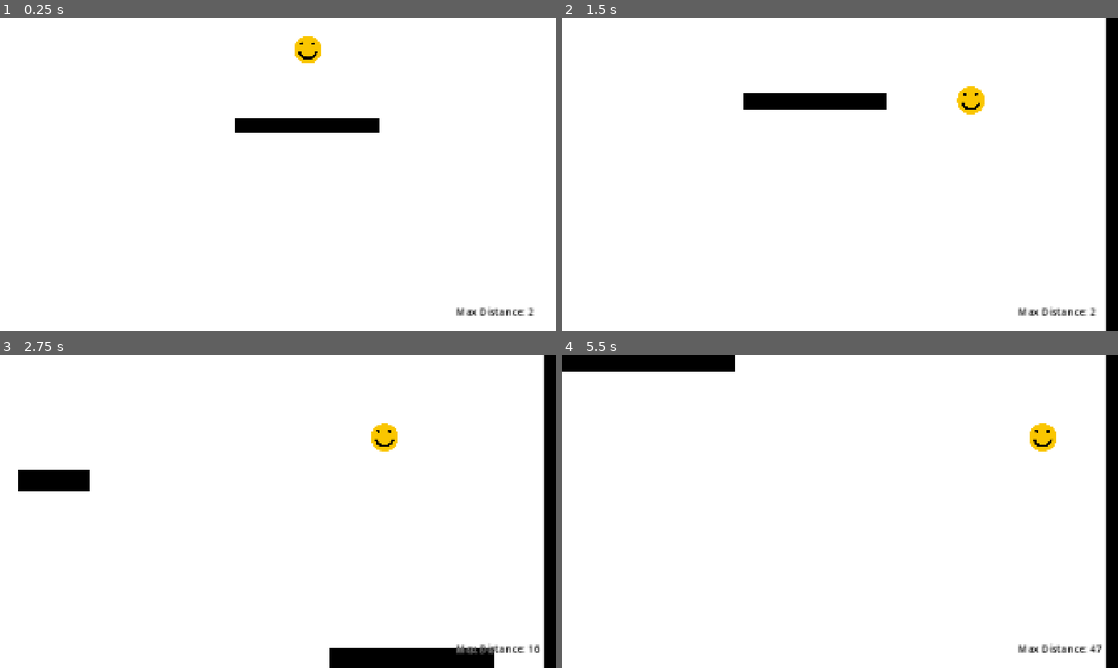
Above: before the commit, frames 1-4 (two rows, left to right).
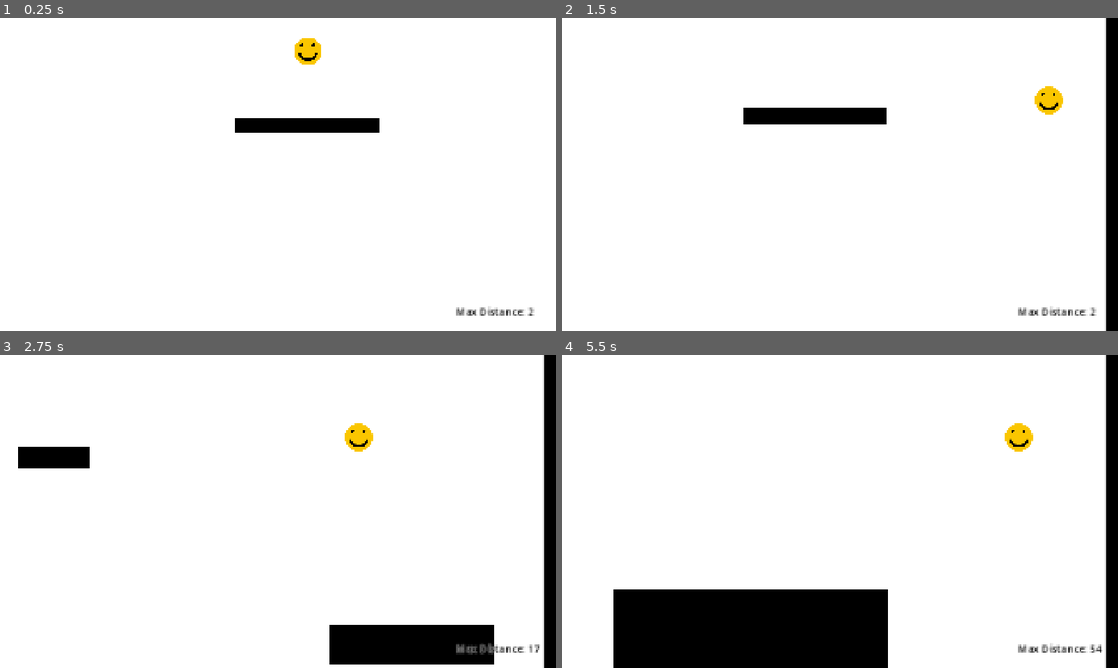
Above: after the commit, the same moments.

Repository: rickakell/FallingGame
Game: Godot game, scene res://scenes/Game.tscn
Same seed, same stepped clock (60 frames per second), same inputs: the game is played once before the commit and once after it.
Inputs:
- Up to frame 1 (0.25 s): no input
- Up to frame 2 (1.5 s): tap Enter (ui_accept) at 0.5, 0.77 s; hold Right (ui_right) from 0.53 s (still down)
- Up to frame 3 (2.75 s): tap Enter (ui_accept) at 1.52 s; release Right (ui_right) at 2.03 s; hold Left (ui_left) from 2.03 s (still down)
- Up to frame 4 (5.5 s): release Left (ui_left) at 2.78 s; hold Right (ui_right) 2.78-4.28 s; tap Enter (ui_accept) at 3.02, 3.77, 4.52 s; hold Left (ui_left) 4.28-5.03 s; hold Right (ui_right) from 5.03 s (still down)

The runs differ from the first frame. In frame 1, 0.1% of the frame differs, in the area x 53-58%, y 5-15%; in frame 2, 3.1%; in frame 3, 5.0%; in frame 4, 15%, in the area x 0-98%, y 0-100%.

Commit message:
Greatly increased game size, adjusted player movement speed and velocity

Diff:
--- a/scenes/Game.tscn
+++ b/scenes/Game.tscn
@@ -7,7 +7,7 @@
 
 [sub_resource type="WorldBoundaryShape2D" id="WorldBoundaryShape2D_ibkli"]
 normal = Vector2(-1, 0)
-distance = -92.0
+distance = -95.0
 
 [sub_resource type="WorldBoundaryShape2D" id="WorldBoundaryShape2D_qbsmt"]
 normal = Vector2(1, 0)
@@ -79,7 +79,19 @@
 
 [node name="RactangleObstacles" type="Node" parent="." unique_id=604775788]
 
-[node name="RectangleObstacle" parent="RactangleObstacles" unique_id=339422551 instance=ExtResource("3_cpr0p")]
+[node name="RectangleObstacle12" parent="RactangleObstacles" unique_id=339422551 instance=ExtResource("3_cpr0p")]
+position = Vector2(1393, 30558)
+scale = Vector2(5.236786, -5.016074)
+
+[node name="RectangleObstacle9" parent="RactangleObstacles" unique_id=897256270 instance=ExtResource("3_cpr0p")]
+position = Vector2(190, 22660)
+scale = Vector2(2.117412, 50.243538)
+
+[node name="RectangleObstacle8" parent="RactangleObstacles" unique_id=1443065543 instance=ExtResource("3_cpr0p")]
+position = Vector2(215.99951, 14176.002)
+scale = Vector2(11.772772, -3.6874845)
+
+[node name="RectangleObstacle" parent="RactangleObstacles" unique_id=119670390 instance=ExtResource("3_cpr0p")]
 position = Vector2(193, 258)
 scale = Vector2(4.6444445, -1.25)
 
@@ -94,3 +106,433 @@
 [node name="RectangleObstacle4" parent="RactangleObstacles" unique_id=978107861 instance=ExtResource("3_cpr0p")]
 position = Vector2(-1149, 4263)
 scale = Vector2(9.026836, -1.6663016)
+
+[node name="RectangleObstacle5" parent="RactangleObstacles" unique_id=1747497810 instance=ExtResource("3_cpr0p")]
+position = Vector2(-199.99988, 6751)
+scale = Vector2(8.885669, -9.223029)
+
+[node name="RectangleObstacle6" parent="RactangleObstacles" unique_id=1967405418 instance=ExtResource("3_cpr0p")]
+position = Vector2(981.0001, 8018)
+scale = Vector2(10.132737, -2.902169)
+
+[node name="RectangleObstacle7" parent="RactangleObstacles" unique_id=1667610537 instance=ExtResource("3_cpr0p")]
+position = Vector2(-9.000001, 10211)
+scale = Vector2(6.5121717, 6.1891975)
+
+[node name="RectangleObstacle10" parent="RactangleObstacles" unique_id=1178276344 instance=ExtResource("3_cpr0p")]
+position = Vector2(-879.99805, 17280)
+scale = Vector2(9.498015, -1.9635545)
+
+[node name="RectangleObstacle11" parent="RactangleObstacles" unique_id=1823001826 instance=ExtResource("3_cpr0p")]
+position = Vector2(-794.999, 29751)
+scale = Vector2(7.8642945, 4.3655753)
+
+[node name="RectangleObstacle13" parent="RactangleObstacles" unique_id=979423557 instance=ExtResource("3_cpr0p")]
+position = Vector2(33, 45296)
+scale = Vector2(9.356786, -2.6563659)
+
+[node name="RectangleObstacle14" parent="RactangleObstacles" unique_id=1632784658 instance=ExtResource("3_cpr0p")]
+position = Vector2(1565, 47541)
+scale = Vector2(5.236786, -5.016356)
+
+[node name="RectangleObstacle15" parent="RactangleObstacles" unique_id=555259114 instance=ExtResource("3_cpr0p")]
+position = Vector2(-3002.9995, 43895)
+scale = Vector2(5.236786, -5.016074)
+
+[node name="RectangleObstacle16" parent="RactangleObstacles" unique_id=1001111527 instance=ExtResource("3_cpr0p")]
+position = Vector2(-2165.0005, 41189)
+scale = Vector2(5.236786, -5.016356)
+
+[node name="RectangleObstacle17" parent="RactangleObstacles" unique_id=1056196515 instance=ExtResource("3_cpr0p")]
+position = Vector2(2178, 40690)
+scale = Vector2(5.236786, -5.016074)
+
+[node name="RectangleObstacle18" parent="RactangleObstacles" unique_id=953377065 instance=ExtResource("3_cpr0p")]
+position = Vector2(1139, 28159.002)
+scale = Vector2(5.236786, -5.016356)
+
+[node name="RectangleObstacle19" parent="RactangleObstacles" unique_id=491828334 instance=ExtResource("3_cpr0p")]
+position = Vector2(-1573.9998, 51266)
+scale = Vector2(5.236786, -5.016356)
+
+[node name="RectangleObstacle20" parent="RactangleObstacles" unique_id=1387245715 instance=ExtResource("3_cpr0p")]
+position = Vector2(2286, 60511)
+rotation = -0.24659215
+scale = Vector2(21.570864, 1.5625)
+
+[node name="RectangleObstacle21" parent="RactangleObstacles" unique_id=334573025 instance=ExtResource("3_cpr0p")]
+position = Vector2(-2416.0002, 26630.002)
+scale = Vector2(5.236786, -5.016356)
+
+[node name="RectangleObstacle22" parent="RactangleObstacles" unique_id=1316940562 instance=ExtResource("3_cpr0p")]
+position = Vector2(-2195.9985, 58391)
+rotation = 0.432033
+scale = Vector2(19.891552, 1.5916556)
+
+[node name="RectangleObstacle23" parent="RactangleObstacles" unique_id=1323291478 instance=ExtResource("3_cpr0p")]
+position = Vector2(-368, 39377)
+scale = Vector2(5.236786, -5.016356)
+
+[node name="RectangleObstacle24" parent="RactangleObstacles" unique_id=485593216 instance=ExtResource("3_cpr0p")]
+position = Vector2(1297, 34035)
+scale = Vector2(10.069816, 1.4739447)
+
+[node name="RectangleObstacle25" parent="RactangleObstacles" unique_id=980123747 instance=ExtResource("3_cpr0p")]
+position = Vector2(-1127, 33916)
+scale = Vector2(5.236786, -5.016356)
+
+[node name="RectangleObstacle26" parent="RactangleObstacles" unique_id=2017241456 instance=ExtResource("3_cpr0p")]
+position = Vector2(-1203, 68401)
+scale = Vector2(1.64, 1)
+
+[node name="RectangleObstacle27" parent="RactangleObstacles" unique_id=846715833 instance=ExtResource("3_cpr0p")]
+position = Vector2(-623, 67852)
+scale = Vector2(1.64, 1)
+
+[node name="RectangleObstacle28" parent="RactangleObstacles" unique_id=184059142 instance=ExtResource("3_cpr0p")]
+position = Vector2(-356, 67374)
+scale = Vector2(1.64, 1)
+
+[node name="RectangleObstacle29" parent="RactangleObstacles" unique_id=650094593 instance=ExtResource("3_cpr0p")]
+position = Vector2(-973, 67430)
+scale = Vector2(1.64, 1)
+
+[node name="RectangleObstacle30" parent="RactangleObstacles" unique_id=1584470797 instance=ExtResource("3_cpr0p")]
+position = Vector2(328, 67369)
+scale = Vector2(1.64, 1)
+
+[node name="RectangleObstacle31" parent="RactangleObstacles" unique_id=187609313 instance=ExtResource("3_cpr0p")]
+position = Vector2(1067, 67358)
+scale = Vector2(1.64, 1)
+
+[node name="RectangleObstacle32" parent="RactangleObstacles" unique_id=1173842856 instance=ExtResource("3_cpr0p")]
+position = Vector2(678, 67813)
+scale = Vector2(1.64, 1)
+
+[node name="RectangleObstacle33" parent="RactangleObstacles" unique_id=1513672657 instance=ExtResource("3_cpr0p")]
+position = Vector2(5, 67858)
+scale = Vector2(1.64, 1)
+
+[node name="RectangleObstacle34" parent="RactangleObstacles" unique_id=1233354876 instance=ExtResource("3_cpr0p")]
+position = Vector2(417, 68281)
+scale = Vector2(1.64, 1)
+
+[node name="RectangleObstacle35" parent="RactangleObstacles" unique_id=1036216271 instance=ExtResource("3_cpr0p")]
+position = Vector2(-334, 68425)
+scale = Vector2(1.64, 1)
+
+[node name="RectangleObstacle36" parent="RactangleObstacles" unique_id=1474360854 instance=ExtResource("3_cpr0p")]
+position = Vector2(939, 68964)
+scale = Vector2(1.64, 1)
+
+[node name="RectangleObstacle37" parent="RactangleObstacles" unique_id=339111890 instance=ExtResource("3_cpr0p")]
+position = Vector2(-679, 68981)
+scale = Vector2(1.64, 1)
+
+[node name="RectangleObstacle38" parent="RactangleObstacles" unique_id=1628476804 instance=ExtResource("3_cpr0p")]
+position = Vector2(-373, 64756)
+scale = Vector2(0.26279247, 45.825275)
+
+[node name="RectangleObstacle39" parent="RactangleObstacles" unique_id=1015489885 instance=ExtResource("3_cpr0p")]
+position = Vector2(323, 64790)
+scale = Vector2(-0.5112006, 39.316067)
+
+[node name="RectangleObstacle40" parent="RactangleObstacles" unique_id=1400540542 instance=ExtResource("3_cpr0p")]
+position = Vector2(-1309, 72947.01)
+scale = Vector2(-9.976152, 1.2984798)
+
+[node name="RectangleObstacle41" parent="RactangleObstacles" unique_id=494473059 instance=ExtResource("3_cpr0p")]
+position = Vector2(759, 74299.01)
+scale = Vector2(-9.976152, 1.2984798)
+
+[node name="RectangleObstacle42" parent="RactangleObstacles" unique_id=1228627800 instance=ExtResource("3_cpr0p")]
+position = Vector2(-866, 81635)
+rotation = 0.770104
+scale = Vector2(-5.568938, 0.6184799)
+
+[node name="RectangleObstacle43" parent="RactangleObstacles" unique_id=2102199011 instance=ExtResource("3_cpr0p")]
+position = Vector2(1252, 94702)
+rotation = 0.770104
+scale = Vector2(-5.568938, 0.6184799)
+
+[node name="RectangleObstacle44" parent="RactangleObstacles" unique_id=2108141389 instance=ExtResource("3_cpr0p")]
+position = Vector2(-262, 75817)
+scale = Vector2(-9.976152, 1.2984798)
+
+[node name="RectangleObstacle45" parent="RactangleObstacles" unique_id=183021062 instance=ExtResource("3_cpr0p")]
+position = Vector2(19, 70262)
+scale = Vector2(-9.569603, 1.4184798)
+
+[node name="RectangleObstacle46" parent="RactangleObstacles" unique_id=2053536903 instance=ExtResource("3_cpr0p")]
+position = Vector2(19.00003, 70258)
+rotation = -1.5722189
+scale = Vector2(-9.569602, 1.4184797)
+
+[node name="RectangleObstacle47" parent="RactangleObstacles" unique_id=1654293545 instance=ExtResource("3_cpr0p")]
+position = Vector2(-1009.9999, 77633.01)
+scale = Vector2(-9.976152, 1.2984798)
+
+[node name="RectangleObstacle48" parent="RactangleObstacles" unique_id=1730475770 instance=ExtResource("3_cpr0p")]
+position = Vector2(1210, 72910.01)
+scale = Vector2(-9.976152, 1.2984798)
+
+[node name="RectangleObstacle49" parent="RactangleObstacles" unique_id=2110453108 instance=ExtResource("3_cpr0p")]
+position = Vector2(131.00003, 86141.01)
+scale = Vector2(-5.544031, 3.4184802)
+
+[node name="RectangleObstacle50" parent="RactangleObstacles" unique_id=2090176092 instance=ExtResource("3_cpr0p")]
+position = Vector2(-258, 96228)
+rotation = 0.770104
+scale = Vector2(-5.568938, 0.6184799)
+
+[node name="RectangleObstacle51" parent="RactangleObstacles" unique_id=1479696601 instance=ExtResource("3_cpr0p")]
+position = Vector2(-1763.0039, 90806)
+rotation = 0.770104
+scale = Vector2(-5.568938, 0.6184799)
+
+[node name="RectangleObstacle52" parent="RactangleObstacles" unique_id=2052416917 instance=ExtResource("3_cpr0p")]
+position = Vector2(1404, 79153)
+rotation = -1.2196137
+scale = Vector2(19.6158, 1.7199609)
+
+[node name="RectangleObstacle53" parent="RactangleObstacles" unique_id=2093741724 instance=ExtResource("3_cpr0p")]
+position = Vector2(880, 89296)
+
+[node name="RectangleObstacle54" parent="RactangleObstacles" unique_id=102887345 instance=ExtResource("3_cpr0p")]
+position = Vector2(1378, 89133.01)
+rotation = -1.57349
+scale = Vector2(4.769128, -4.1386466)
+
+[node name="RectangleObstacle55" parent="RactangleObstacles" unique_id=86874301 instance=ExtResource("3_cpr0p")]
+position = Vector2(309, 90407)
+rotation = -1.19261
+scale = Vector2(3.754961, 1)
+
+[node name="RectangleObstacle56" parent="RactangleObstacles" unique_id=769774519 instance=ExtResource("3_cpr0p")]
+position = Vector2(-719, 98989)
+
+[node name="RectangleObstacle57" parent="RactangleObstacles" unique_id=208260265 instance=ExtResource("3_cpr0p")]
+position = Vector2(773, 98909)
+
+[node name="RectangleObstacle58" parent="RactangleObstacles" unique_id=988809991 instance=ExtResource("3_cpr0p")]
+position = Vector2(-36, 103176)
+scale = Vector2(2.2400002, 4.6400003)
+
+[node name="RectangleObstacle59" parent="RactangleObstacles" unique_id=666310094 instance=ExtResource("3_cpr0p")]
+position = Vector2(-544, 105826)
+scale = Vector2(6.275076, -11.038182)
+
+[node name="RectangleObstacle60" parent="RactangleObstacles" unique_id=186117530 instance=ExtResource("3_cpr0p")]
+position = Vector2(606, 109025)
+scale = Vector2(6.275076, -11.038182)
+
+[node name="RectangleObstacle61" parent="RactangleObstacles" unique_id=1458075346 instance=ExtResource("3_cpr0p")]
+position = Vector2(-838, 111420)
+scale = Vector2(1.9060313, 4.6400003)
+
+[node name="RectangleObstacle62" parent="RactangleObstacles" unique_id=899028518 instance=ExtResource("3_cpr0p")]
+position = Vector2(-1750, 112875)
+
+[node name="RectangleObstacle63" parent="RactangleObstacles" unique_id=2097755408 instance=ExtResource("3_cpr0p")]
+position = Vector2(1617.0001, 114597)
+scale = Vector2(4.6, 1)
+
+[node name="RectangleObstacle64" parent="RactangleObstacles" unique_id=2124180268 instance=ExtResource("3_cpr0p")]
+position = Vector2(471.00195, 116886.984)
+rotation = -1.3038491
+scale = Vector2(5.3599977, 0.87449217)
+
+[node name="RectangleObstacle65" parent="RactangleObstacles" unique_id=1449209512 instance=ExtResource("3_cpr0p")]
+position = Vector2(-282.99805, 117056.984)
+rotation = -1.3038491
+scale = Vector2(5.3599977, 0.87449217)
+
+[node name="RectangleObstacle66" parent="RactangleObstacles" unique_id=170988306 instance=ExtResource("3_cpr0p")]
+position = Vector2(-1016.00195, 116546.99)
+rotation = -1.3038491
+scale = Vector2(5.3599977, 0.87449217)
+
+[node name="RectangleObstacle67" parent="RactangleObstacles" unique_id=212481581 instance=ExtResource("3_cpr0p")]
+position = Vector2(752, 118489)
+rotation = -1.3038491
+scale = Vector2(6.293279, 1.0581152)
+
+[node name="RectangleObstacle68" parent="RactangleObstacles" unique_id=820754925 instance=ExtResource("3_cpr0p")]
+position = Vector2(426.00195, 128868)
+rotation = -1.3038491
+scale = Vector2(5.3599977, 0.8057617)
+
+[node name="RectangleObstacle69" parent="RactangleObstacles" unique_id=488383070 instance=ExtResource("3_cpr0p")]
+position = Vector2(-700, 126875)
+rotation = -1.3038491
+scale = Vector2(5.3599977, 0.86519533)
+
+[node name="RectangleObstacle70" parent="RactangleObstacles" unique_id=2098008615 instance=ExtResource("3_cpr0p")]
+position = Vector2(-64, 115604)
+
+[node name="RectangleObstacle71" parent="RactangleObstacles" unique_id=1739951910 instance=ExtResource("3_cpr0p")]
+position = Vector2(1408.002, 130271)
+rotation = -1.3038491
+scale = Vector2(5.3599977, 0.8057617)
+
+[node name="RectangleObstacle72" parent="RactangleObstacles" unique_id=1285947688 instance=ExtResource("3_cpr0p")]
+position = Vector2(1224, 116762.99)
+rotation = -1.3038491
+scale = Vector2(5.3599977, 0.87449217)
+
+[node name="RectangleObstacle73" parent="RactangleObstacles" unique_id=1631533745 instance=ExtResource("3_cpr0p")]
+position = Vector2(-269.99835, 122606.01)
+rotation = 1.3295265
+scale = Vector2(6.44, 0.6707325)
+
+[node name="RectangleObstacle74" parent="RactangleObstacles" unique_id=398166929 instance=ExtResource("3_cpr0p")]
+position = Vector2(295.004, 119482)
+rotation = 1.3295265
+scale = Vector2(6.44, 0.80578136)
+
+[node name="RectangleObstacle75" parent="RactangleObstacles" unique_id=388511292 instance=ExtResource("3_cpr0p")]
+position = Vector2(-1606.9998, 117162.99)
+rotation = 1.3295265
+scale = Vector2(6.44, 0.8744923)
+
+[node name="RectangleObstacle76" parent="RactangleObstacles" unique_id=1381457811 instance=ExtResource("3_cpr0p")]
+position = Vector2(765.9979, 126764.99)
+rotation = 1.3295265
+scale = Vector2(6.44, 0.78726566)
+
+[node name="RectangleObstacle77" parent="RactangleObstacles" unique_id=173156585 instance=ExtResource("3_cpr0p")]
+position = Vector2(-983.99817, 124346)
+rotation = 1.3295265
+scale = Vector2(6.44, 0.36)
+
+[node name="RectangleObstacle78" parent="RactangleObstacles" unique_id=271397845 instance=ExtResource("3_cpr0p")]
+position = Vector2(56, 118315)
+
+[node name="RectangleObstacle79" parent="RactangleObstacles" unique_id=1056420722 instance=ExtResource("3_cpr0p")]
+position = Vector2(1050.0038, 122107)
+rotation = 1.3295265
+scale = Vector2(6.44, 0.6707325)
+
+[node name="RectangleObstacle80" parent="RactangleObstacles" unique_id=2125437298 instance=ExtResource("3_cpr0p")]
+position = Vector2(-582.0004, 130155.01)
+rotation = 1.3295265
+scale = Vector2(6.44, 0.8057618)
+
+[node name="RectangleObstacle81" parent="RactangleObstacles" unique_id=1706551878 instance=ExtResource("3_cpr0p")]
+position = Vector2(-201, 120395)
+rotation = -1.8325957
+scale = Vector2(3.2075438, -1.6074296)
+
+[node name="RectangleObstacle82" parent="RactangleObstacles" unique_id=481464538 instance=ExtResource("3_cpr0p")]
+position = Vector2(-1138.996, 122465)
+rotation = 1.3295265
+scale = Vector2(6.44, 0.6707325)
+
+[node name="RectangleObstacle83" parent="RactangleObstacles" unique_id=982487273 instance=ExtResource("3_cpr0p")]
+position = Vector2(938.99994, 124601.01)
+rotation = 1.3295265
+scale = Vector2(6.44, 0.36)
+
+[node name="RectangleObstacle84" parent="RactangleObstacles" unique_id=656968890 instance=ExtResource("3_cpr0p")]
+position = Vector2(1452, 119981)
+
+[node name="RectangleObstacle85" parent="RactangleObstacles" unique_id=478120212 instance=ExtResource("3_cpr0p")]
+position = Vector2(267.00378, 133065.02)
+rotation = 1.3295265
+scale = Vector2(6.44, 0.72808605)
+
+[node name="RectangleObstacle86" parent="RactangleObstacles" unique_id=258952560 instance=ExtResource("3_cpr0p")]
+position = Vector2(828.0001, 136125)
+scale = Vector2(3.4799998, 1)
+
+[node name="RectangleObstacle87" parent="RactangleObstacles" unique_id=1900302015 instance=ExtResource("3_cpr0p")]
+position = Vector2(-921, 133178)
+scale = Vector2(2.3199997, 5.5200005)
+
+[node name="RectangleObstacle88" parent="RactangleObstacles" unique_id=1323113728 instance=ExtResource("3_cpr0p")]
+position = Vector2(44, 124498)
+scale = Vector2(2.3199997, 5.5200005)
+
+[node name="RectangleObstacle89" parent="RactangleObstacles" unique_id=334690577 instance=ExtResource("3_cpr0p")]
+position = Vector2(-913, 119448.01)
+scale = Vector2(2.3199997, 5.5200005)
+
+[node name="RectangleObstacle90" parent="RactangleObstacles" unique_id=2085272417 instance=ExtResource("3_cpr0p")]
+position = Vector2(312, 127292)
+scale = Vector2(3.4799998, 1)
+
+[node name="RectangleObstacle91" parent="RactangleObstacles" unique_id=234948185 instance=ExtResource("3_cpr0p")]
+position = Vector2(-446, 125862)
+scale = Vector2(3.4799998, 1)
+
+[node name="RectangleObstacle92" parent="RactangleObstacles" unique_id=1130558761 instance=ExtResource("3_cpr0p")]
+position = Vector2(1488, 122982)
+scale = Vector2(-0.020699052, 0.71682256)
+
+[node name="RectangleObstacle93" parent="RactangleObstacles" unique_id=708007175 instance=ExtResource("3_cpr0p")]
+position = Vector2(1177, 138149)
+scale = Vector2(8.280002, 1)
+
+[node name="RectangleObstacle94" parent="RactangleObstacles" unique_id=284627755 instance=ExtResource("3_cpr0p")]
+position = Vector2(-1207, 138130)
+scale = Vector2(8.280002, 1)
+
+[node name="RectangleObstacle95" parent="RactangleObstacles" unique_id=1486805565 instance=ExtResource("3_cpr0p")]
+position = Vector2(-1552, 141539)
+scale = Vector2(4.08, 1.52)
+
+[node name="RectangleObstacle96" parent="RactangleObstacles" unique_id=766812415 instance=ExtResource("3_cpr0p")]
+position = Vector2(1444, 146532)
+scale = Vector2(4.08, 1.52)
+
+[node name="RectangleObstacle97" parent="RactangleObstacles" unique_id=194981733 instance=ExtResource("3_cpr0p")]
+position = Vector2(-1711, 148437)
+scale = Vector2(4.08, 1.52)
+
+[node name="RectangleObstacle98" parent="RactangleObstacles" unique_id=194491713 instance=ExtResource("3_cpr0p")]
+position = Vector2(-392, 145216)
+scale = Vector2(4.08, 1.52)
+
+[node name="RectangleObstacle99" parent="RactangleObstacles" unique_id=647409011 instance=ExtResource("3_cpr0p")]
+position = Vector2(943, 145383)
+scale = Vector2(4.08, 1.52)
+
+[node name="RectangleObstacle100" parent="RactangleObstacles" unique_id=1157519028 instance=ExtResource("3_cpr0p")]
+position = Vector2(1146, 143512)
+scale = Vector2(4.08, 1.52)
+
+[node name="RectangleObstacle101" parent="RactangleObstacles" unique_id=1511862999 instance=ExtResource("3_cpr0p")]
+position = Vector2(-1012, 143845)
+scale = Vector2(4.08, 1.52)
+
+[node name="RectangleObstacle102" parent="RactangleObstacles" unique_id=865077180 instance=ExtResource("3_cpr0p")]
+position = Vector2(1336, 150698)
+scale = Vector2(4.08, 1.52)
+
+[node name="RectangleObstacle103" parent="RactangleObstacles" unique_id=2129129753 instance=ExtResource("3_cpr0p")]
+position = Vector2(-1607, 150484)
+scale = Vector2(4.08, 1.52)
+
+[node name="RectangleObstacle104" parent="RactangleObstacles" unique_id=1252532420 instance=ExtResource("3_cpr0p")]
+position = Vector2(204, 149089)
+scale = Vector2(4.08, 1.52)
+
+[node name="RectangleObstacle105" parent="RactangleObstacles" unique_id=1746715178 instance=ExtResource("3_cpr0p")]
+position = Vector2(-601, 152458)
+scale = Vector2(4.08, 1.52)
+
+[node name="RectangleObstacle106" parent="RactangleObstacles" unique_id=1635593199 instance=ExtResource("3_cpr0p")]
+position = Vector2(-994, 156729)
+scale = Vector2(4.08, 1.52)
+
+[node name="RectangleObstacle107" parent="RactangleObstacles" unique_id=421171805 instance=ExtResource("3_cpr0p")]
+position = Vector2(1850, 158963)
+scale = Vector2(4.08, 1.52)
+
+[node name="RectangleObstacle108" parent="RactangleObstacles" unique_id=1914115557 instance=ExtResource("3_cpr0p")]
+position = Vector2(-610, 160638)
+scale = Vector2(4.08, 1.52)
+
+[node name="RectangleObstacle109" parent="RactangleObstacles" unique_id=1185633048 instance=ExtResource("3_cpr0p")]
+position = Vector2(1257, 161388)
+scale = Vector2(4.08, 1.52)
--- a/scripts/player.gd
+++ b/scripts/player.gd
@@ -1,14 +1,19 @@
 extends CharacterBody2D
 
 
-const SPEED = 1000.0
+const SPEED = 1500.0
 const JUMP_VELOCITY = -400.0
+# Adjust gravity to make the game feel better
+const GRAVITY_MODIFIER = 1.3
+# Set a terminal velocity that gives you time to dodge
+const TERMINAL_VELOCITY = 2000;
 
 
 func _physics_process(delta: float) -> void:
 	# Add the gravity.
-	if not is_on_floor():
-		velocity += get_gravity() * delta
+	if not is_on_floor() and velocity.y <= TERMINAL_VELOCITY:
+		velocity += get_gravity() * GRAVITY_MODIFIER * delta;
+		print(velocity);
 
 	# Handle jump.
 	if Input.is_action_just_pressed("ui_accept") and is_on_floor():
